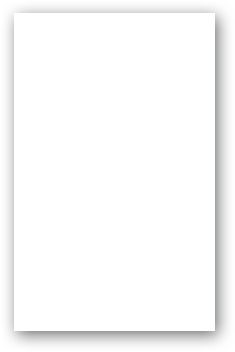
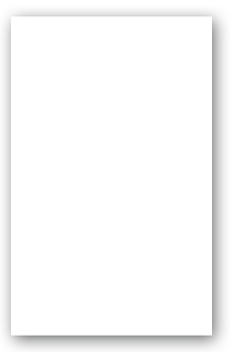
Layer changes from the first w=235, h=352 image to the second:
painted on "Tim Geithner copy 4" over (0, 2, 233, 352)
